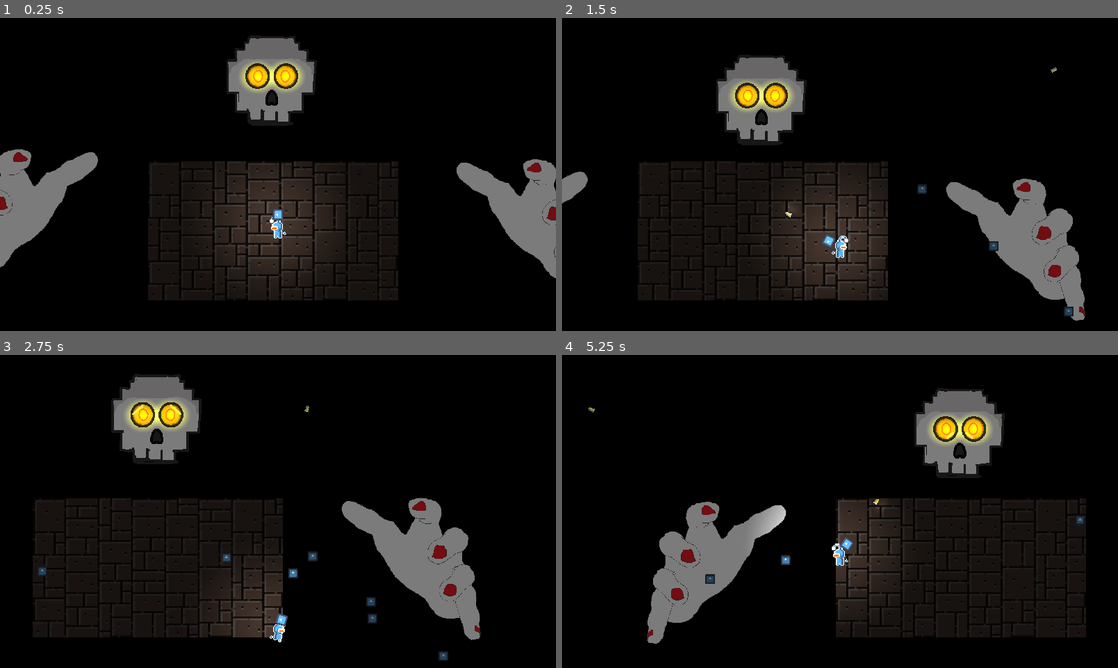
Above: before the commit, frames 1-4 (two rows, left to right).
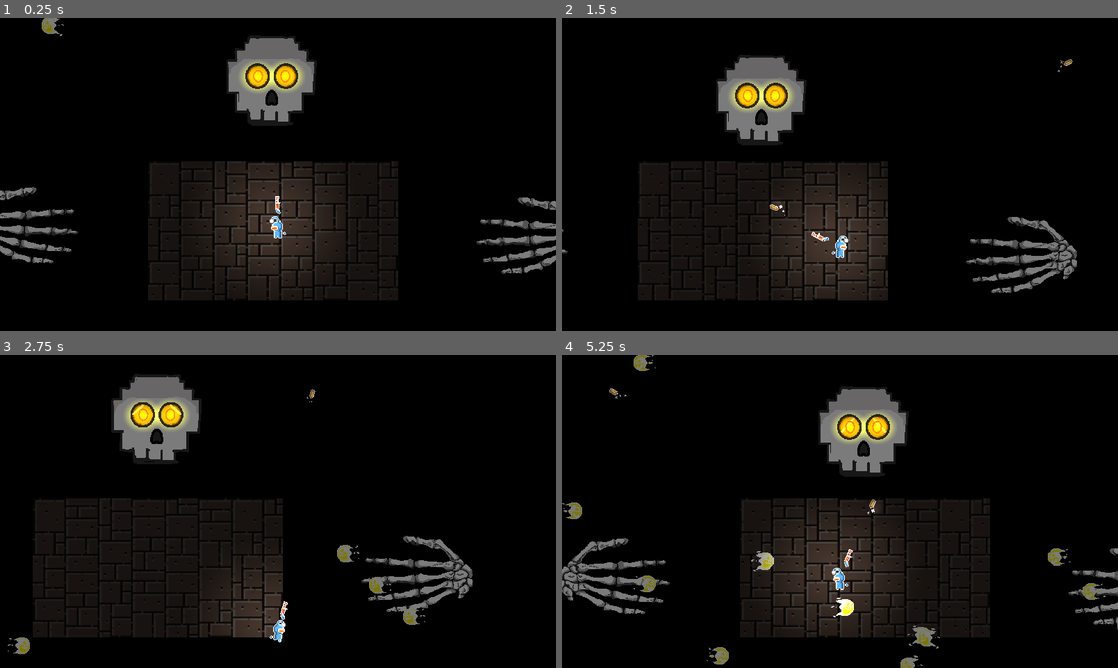
Above: after the commit, the same moments.

Repository: MrCrowOne/ghost-bullet-hell
Game: Godot game, scene res://scenes/main.tscn
Two runs of this game, one before a commit and one after it. Both use one fixed random seed, a clock stepped at 60 frames per second and the inputs below. The engine's default icon, where the game draws it, is replaced by a stand-in: a white triangle on a blue panel in a dark square.
Inputs (mouse positions are in pixels of both pictures, inside the frame that each line leads up to):
- Up to frame 1 (0.25 s): no input
- Up to frame 2 (1.5 s): tap Enter (ui_accept) at 0.5, 0.77 s; move the mouse to (962, 158) at 0.52 s; hold D (right) 0.53-1.28 s; tap Space (shoot) at 0.6, 1.35 s; move the mouse to (728, 190) at 1.27 s; hold S (down) from 1.28 s (still down)
- Up to frame 3 (2.75 s): tap Enter (ui_accept) at 1.52 s; move the mouse to (333, 442) at 2.02 s; release S (down) at 2.03 s; hold D (right) from 2.03 s (still down); tap Space (shoot) at 2.1 s
- Up to frame 4 (5.25 s): move the mouse to (812, 574) at 2.77 s; release D (right) at 2.78 s; hold W (up) 2.78-3.53 s; tap Space (shoot) every 0.75 s from 2.85 to 5.1 s; tap Enter (ui_accept) at 3.02, 3.77, 4.52 s; move the mouse to (1006, 558) at 3.52 s; hold A (left) 3.53-5.03 s; move the mouse to (673, 464) at 4.27 s; move the mouse to (867, 511) at 5.02 s; hold S (down) from 5.03 s (still down)

The runs differ from the first frame. In frame 1, 6.6% of the frame differs, in the area x 0-100%, y 0-84%; in frame 2, 5.3%; in frame 3, 5.6%; in frame 4, 23%, in the area x 0-100%, y 0-100%.

Commit message:
Alteração dos sprites

Diff:
--- a/project.godot
+++ b/project.godot
@@ -14,6 +14,10 @@
 run/main_scene="res://scenes/main.tscn"
 config/features=PackedStringArray("4.3", "GL Compatibility")
 config/icon="res://icon.svg"
+
+[autoload]
+
+BulletBoss="*res://scenes/Boss/bullet_boss.tscn"
 
 [display]
 
--- a/scenes/Boss/boss_head.tscn
+++ b/scenes/Boss/boss_head.tscn
@@ -1,16 +1,16 @@
 [gd_scene load_steps=14 format=3 uid="uid://cms74lui1xcw2"]
 
 [ext_resource type="Texture2D" uid="uid://cha8p6vlfriyd" path="res://sprites/Boss/Head/Sprite-0001.png" id="1_7kntr"]
-[ext_resource type="Script" path="res://scenes/Boss/boss_head.gd" id="1_rm8tn"]
+[ext_resource type="Script" path="res://scripts/boss_head.gd" id="1_rm8tn"]
 [ext_resource type="Texture2D" uid="uid://kbrobiqiac8m" path="res://sprites/Boss/Head/Sprite-0002.png" id="2_ejtws"]
 [ext_resource type="Texture2D" uid="uid://bha8ggbu620n1" path="res://sprites/Boss/Head/Sprite-0003.png" id="3_4otjn"]
 [ext_resource type="Texture2D" uid="uid://c2b707b50dw7v" path="res://sprites/Boss/Head/Sprite-0004.png" id="4_h753l"]
 [ext_resource type="Texture2D" uid="uid://dwdo4tc6aw362" path="res://sprites/Boss/Head/Sprite-0005.png" id="5_kebpd"]
 [ext_resource type="Texture2D" uid="uid://cvn6o4d0tblxf" path="res://sprites/Boss/Head/Sprite-0006.png" id="6_ldgm4"]
 [ext_resource type="Texture2D" uid="uid://131kh6wtbf5q" path="res://sprites/light.jpg" id="7_eljjg"]
-[ext_resource type="Script" path="res://scenes/Boss/left_hand.gd" id="9_ln87i"]
-[ext_resource type="Texture2D" uid="uid://c0f4vfjnmlhud" path="res://sprites/Boss/Hand/HandLeft.png" id="9_n1pwj"]
-[ext_resource type="Script" path="res://scenes/Boss/right_hand.gd" id="11_8xo3f"]
+[ext_resource type="Script" path="res://scripts/left_hand.gd" id="9_ln87i"]
+[ext_resource type="Script" path="res://scripts/right_hand.gd" id="11_8xo3f"]
+[ext_resource type="Texture2D" uid="uid://ca88od25uppii" path="res://sprites/Boss/Hand/Pixilart selection (19).png" id="12_gnvn6"]
 
 [sub_resource type="ShaderMaterial" id="ShaderMaterial_5odqn"]
 
@@ -74,15 +74,16 @@
 scale = Vector2(0.8, 0.8)
 script = ExtResource("9_ln87i")
 
-[node name="ShootPoint" type="Node2D" parent="LeftHand"]
-position = Vector2(36, -308)
+[node name="FirePoint" type="Node2D" parent="LeftHand"]
+position = Vector2(76.8751, 16.25)
 
 [node name="Sprite2D" type="Sprite2D" parent="LeftHand"]
 position = Vector2(-2.00003, 3.05176e-05)
-scale = Vector2(0.8, 0.8)
-texture = ExtResource("9_n1pwj")
+texture = ExtResource("12_gnvn6")
+flip_h = true
 
 [node name="TimerLeft" type="Timer" parent="LeftHand"]
+wait_time = 2.6
 autostart = true
 
 [node name="RightHand" type="Node2D" parent="."]
@@ -91,14 +92,14 @@
 script = ExtResource("11_8xo3f")
 
 [node name="FirePoint" type="Node2D" parent="RightHand"]
+position = Vector2(-102.917, 9.58331)
 
 [node name="Sprite2D" type="Sprite2D" parent="RightHand"]
 position = Vector2(-25, 0)
-scale = Vector2(0.8, 0.8)
-texture = ExtResource("9_n1pwj")
-flip_h = true
+texture = ExtResource("12_gnvn6")
 
 [node name="TimerRight" type="Timer" parent="RightHand"]
+wait_time = 2.6
 autostart = true
 
 [connection signal="area_entered" from="." to="." method="_on_area_entered"]
--- a/scenes/Boss/bullet_boss.tscn
+++ b/scenes/Boss/bullet_boss.tscn
@@ -1,19 +1,45 @@
-[gd_scene load_steps=4 format=3 uid="uid://wl63i88ftn5r"]
+[gd_scene load_steps=8 format=3 uid="uid://wl63i88ftn5r"]
 
-[ext_resource type="Texture2D" uid="uid://b0oah2kanicj7" path="res://icon.svg" id="1_18p2c"]
-[ext_resource type="Script" path="res://scenes/Boss/bullet_boss.gd" id="1_n3efa"]
+[ext_resource type="Script" path="res://scripts/bullet_boss.gd" id="1_n3efa"]
+[ext_resource type="Texture2D" uid="uid://dtr410bln3gh7" path="res://sprites/Boss/BulletBoss/BulletBoss01.png" id="2_8om6d"]
+[ext_resource type="Texture2D" uid="uid://bcwcwik5pdp8b" path="res://sprites/Boss/BulletBoss/BulletBoss02.png" id="3_q75oy"]
+[ext_resource type="Texture2D" uid="uid://bmt4eg4t33ind" path="res://sprites/Boss/BulletBoss/BulletBoss03.png" id="4_qh1j5"]
+[ext_resource type="Texture2D" uid="uid://hqve133yin1a" path="res://sprites/Boss/BulletBoss/BulletBoss04.png" id="5_8bvfa"]
 
-[sub_resource type="RectangleShape2D" id="RectangleShape2D_bugjx"]
-size = Vector2(24, 24)
+[sub_resource type="SpriteFrames" id="SpriteFrames_xylfv"]
+animations = [{
+"frames": [{
+"duration": 1.0,
+"texture": ExtResource("2_8om6d")
+}, {
+"duration": 1.0,
+"texture": ExtResource("3_q75oy")
+}, {
+"duration": 1.0,
+"texture": ExtResource("4_qh1j5")
+}, {
+"duration": 1.0,
+"texture": ExtResource("5_8bvfa")
+}],
+"loop": true,
+"name": &"idle",
+"speed": 10.0
+}]
 
-[node name="BulletBoss" type="Area2D"]
+[sub_resource type="CircleShape2D" id="CircleShape2D_4uu20"]
+radius = 9.0
+
+[node name="BulletBoss" type="Area2D" groups=["bulletBoss"]]
+scale = Vector2(2, 2)
 script = ExtResource("1_n3efa")
 
-[node name="Sprite2D" type="Sprite2D" parent="."]
-scale = Vector2(0.2, 0.2)
-texture = ExtResource("1_18p2c")
+[node name="AnimatedBullet" type="AnimatedSprite2D" parent="."]
+sprite_frames = SubResource("SpriteFrames_xylfv")
+animation = &"idle"
+autoplay = "idle"
 
 [node name="CollisionShape2D" type="CollisionShape2D" parent="."]
-shape = SubResource("RectangleShape2D_bugjx")
+position = Vector2(-5, 0)
+shape = SubResource("CircleShape2D_4uu20")
 
 [connection signal="body_entered" from="." to="." method="_on_body_entered"]
--- a/scenes/Boss/left_hand.gd
+++ /dev/null
@@ -1,55 +0,0 @@
-extends Node2D
-
-# Velocidade do projétil
-var projectile_speed = 400
-var speed = 400
-# Tempo entre ataques
-var attack_interval = 1.5
-# Referência ao jogador
-var player
-var direction = Vector2()
-
-# Quando a mão estiver pronta
-func _ready():
-	# Referência ao jogador (assumindo que o player está na root da cena)
-	player = get_tree().get_nodes_in_group("Player")
-	if player.size() > 0:
-		player = player[0]  # Assume que há apenas um jogador
-	else:
-		print("Nenhum jogador encontrado no grupo 'Player'")
-		return
-	# Timer para controlar os ataques
-	var attack_timer = Timer.new()
-	add_child(attack_timer)
-	attack_timer.wait_time = attack_interval
-	attack_timer.autostart = true
-	attack_timer.connect("timeout", Callable(self, "_on_attack_timeout"))
-
-# Função para disparar o projétil
-func _on_attack_timeout():
-	print("Atacando")  # Verifique se a função está sendo chamada
-
-	# Cria o projétil
-	var projectile_scene = preload("res://scenes/Boss/bullet_boss.tscn")  # Certifique-se de que o caminho está correto
-	var projectile = projectile_scene.instantiate()
-
-	# Adiciona o projétil à cena principal
-	get_tree().current_scene.add_child(projectile)
-	# Posiciona o projétil na posição da mão
-	projectile.position = global_position
-
-	# Direção para onde o projétil vai (para o jogador)
-	var direction = (player.global_position - global_position).normalized()
-	 # Define a direção do projétil
-	projectile.set_direction(direction)  # Chama o método para definir a direção
-	# Definir a velocidade do projétil (assumindo que a bala tenha uma variável de velocidade)
-	if projectile.has_method("set_velocity"):
-		projectile.set_velocity(direction * projectile_speed)
-	else:
-		print("O projétil não tem o método set_velocity")
-
-func set_direction(new_direction: Vector2):
-	direction = new_direction.normalized()  # Normaliza a direção
-
-func _process(delta):
-	position += direction * speed * delta  # Move o projétil na direção definida
--- a/scenes/main.tscn
+++ b/scenes/main.tscn
@@ -17,7 +17,6 @@
 
 [node name="BossHead" parent="." instance=ExtResource("3_1ojdl")]
 position = Vector2(568, 141)
-scale = Vector2(1.2, 1.2)
 
 [node name="Canvas" type="CanvasModulate" parent="."]
 color = Color(0.481789, 0.481789, 0.481789, 1)
--- a/scenes/player/Player.tscn
+++ b/scenes/player/Player.tscn
@@ -2,7 +2,6 @@
 
 [ext_resource type="Script" path="res://scripts/player/player.gd" id="1_ca5fl"]
 [ext_resource type="Texture2D" uid="uid://dr0y77bqcp2cw" path="res://sprites/player/Man_Lantern/player01.png" id="2_e2qxx"]
-[ext_resource type="Texture2D" uid="uid://b0oah2kanicj7" path="res://icon.svg" id="3_6odnp"]
 [ext_resource type="Script" path="res://scripts/player/hand.gd" id="3_kvuf2"]
 [ext_resource type="Texture2D" uid="uid://rrokxjdsrjey" path="res://sprites/player/Man_Lantern/player02.png" id="3_lhpy3"]
 [ext_resource type="Texture2D" uid="uid://bbtc2350bh15t" path="res://sprites/player/Man_Lantern/player03.png" id="4_ae0wf"]
@@ -16,6 +15,7 @@
 [ext_resource type="Texture2D" uid="uid://bifv41oy328mc" path="res://sprites/player/Man_Lantern/run/player_run09.png" id="11_e4rh2"]
 [ext_resource type="Texture2D" uid="uid://capsu0b01emm4" path="res://sprites/player/Man_Lantern/run/player_run10.png" id="12_iew27"]
 [ext_resource type="Texture2D" uid="uid://bdlhe6tmwlda5" path="res://sprites/player/Man_Lantern/run/player_run11.png" id="13_eshfa"]
+[ext_resource type="Texture2D" uid="uid://cvn5vemvcpsv7" path="res://sprites/player/Gun/Gun.png" id="15_0i36y"]
 
 [sub_resource type="SpriteFrames" id="SpriteFrames_geysy"]
 animations = [{
@@ -88,8 +88,9 @@
 script = ExtResource("3_kvuf2")
 
 [node name="Gun" type="Sprite2D" parent="Hand"]
-scale = Vector2(0.1, 0.1)
-texture = ExtResource("3_6odnp")
+position = Vector2(-4, 0)
+texture = ExtResource("15_0i36y")
+flip_h = true
 
 [node name="TimerShoot" type="Timer" parent="Hand"]
 one_shot = true
--- a/scenes/player/bullet.tscn
+++ b/scenes/player/bullet.tscn
@@ -1,21 +1,66 @@
-[gd_scene load_steps=5 format=3 uid="uid://c5nhasr2s847n"]
+[gd_scene load_steps=13 format=3 uid="uid://c5nhasr2s847n"]
 
 [ext_resource type="Script" path="res://scripts/player/bullet.gd" id="1_0sk2e"]
-[ext_resource type="Texture2D" uid="uid://dasqejbxl7r15" path="res://sprites/player/shoot.png" id="1_b2hgf"]
+[ext_resource type="Texture2D" uid="uid://barjnofbfeaey" path="res://sprites/player/bullet/Sprite-0001.png" id="2_10xcg"]
 [ext_resource type="Texture2D" uid="uid://131kh6wtbf5q" path="res://sprites/light.jpg" id="3_1rew1"]
+[ext_resource type="Texture2D" uid="uid://tuqukiyisiki" path="res://sprites/player/bullet/Sprite-0002.png" id="4_eh311"]
+[ext_resource type="Texture2D" uid="uid://by1lxhwrsdnvb" path="res://sprites/player/bullet/Sprite-0003.png" id="5_w2yre"]
+[ext_resource type="Texture2D" uid="uid://cfy53es10843n" path="res://sprites/player/bullet/Sprite-0004.png" id="6_ybur4"]
+[ext_resource type="Texture2D" uid="uid://ru678ul8end0" path="res://sprites/player/bullet/Sprite-0005.png" id="7_3j18n"]
+[ext_resource type="Texture2D" uid="uid://eabx3f4hktqa" path="res://sprites/player/bullet/Sprite-0007.png" id="9_olfsr"]
 
 [sub_resource type="RectangleShape2D" id="RectangleShape2D_hjpfm"]
-size = Vector2(17, 10)
+size = Vector2(25, 12)
 
-[node name="Bullet" type="Area2D"]
+[sub_resource type="Animation" id="Animation_kxlsc"]
+resource_name = "Effect"
+length = 0.6
+loop_mode = 1
+tracks/0/type = "value"
+tracks/0/imported = false
+tracks/0/enabled = true
+tracks/0/path = NodePath(".:texture")
+tracks/0/interp = 1
+tracks/0/loop_wrap = true
+tracks/0/keys = {
+"times": PackedFloat32Array(0, 0.1, 0.2, 0.3, 0.4, 0.5),
+"transitions": PackedFloat32Array(1, 1, 1, 1, 1, 1),
+"update": 1,
+"values": [ExtResource("2_10xcg"), ExtResource("4_eh311"), ExtResource("5_w2yre"), ExtResource("6_ybur4"), ExtResource("7_3j18n"), ExtResource("9_olfsr")]
+}
+
+[sub_resource type="Animation" id="Animation_fgoji"]
+length = 0.001
+tracks/0/type = "value"
+tracks/0/imported = false
+tracks/0/enabled = true
+tracks/0/path = NodePath(".:texture")
+tracks/0/interp = 1
+tracks/0/loop_wrap = true
+tracks/0/keys = {
+"times": PackedFloat32Array(0),
+"transitions": PackedFloat32Array(1),
+"update": 1,
+"values": [ExtResource("2_10xcg")]
+}
+
+[sub_resource type="AnimationLibrary" id="AnimationLibrary_p285n"]
+_data = {
+"Effect": SubResource("Animation_kxlsc"),
+"RESET": SubResource("Animation_fgoji")
+}
+
+[node name="Bullet" type="Area2D" groups=["bullet"]]
 script = ExtResource("1_0sk2e")
 
 [node name="Sprite2D" type="Sprite2D" parent="."]
 position = Vector2(0, 2)
-texture = ExtResource("1_b2hgf")
+scale = Vector2(2, 2)
+texture = ExtResource("2_10xcg")
+flip_h = true
 
 [node name="CollisionShape2D" type="CollisionShape2D" parent="."]
-position = Vector2(-1.5, 0)
+position = Vector2(6, 2)
 shape = SubResource("RectangleShape2D_hjpfm")
 
 [node name="PointLight2D" type="PointLight2D" parent="."]
@@ -24,4 +69,11 @@
 color = Color(0.56, 0.56, 0.56, 1)
 texture = ExtResource("3_1rew1")
 
+[node name="AnimationPlayer" type="AnimationPlayer" parent="."]
+root_node = NodePath("../Sprite2D")
+libraries = {
+"": SubResource("AnimationLibrary_p285n")
+}
+autoplay = "Effect"
+
 [connection signal="area_entered" from="." to="." method="_on_area_entered"]
--- a/scenes/Boss/bullet_boss.gd
+++ b/scripts/bullet_boss.gd
@@ -1,5 +1,6 @@
 extends Area2D
 
+@onready var animation_bullet_boss = $AnimatedSprite2D
 var direction: Vector2 = Vector2.ZERO
 var speed = 200
 # Called when the node enters the scene tree for the first time.
@@ -13,9 +14,11 @@
 func _process(delta):
 	# Move o projétil na direção definida
 	position += direction * speed * delta
+
 # Called every frame. 'delta' is the elapsed time since the previous frame.
 
 
 func _on_body_entered(body: Node2D) -> void:
 	if body.name == "Player":  # Verifica se o objeto colidido é o Boss
 		get_tree().reload_current_scene()
+		return
--- /dev/null
+++ b/scripts/left_hand.gd
@@ -0,0 +1,62 @@
+extends Node2D
+
+# Velocidade do projétil
+var projectile_speed = 400
+var speed = 400
+# Tempo entre ataques
+var attack_interval = 5.5
+# Referência ao jogador
+var player
+var direction = Vector2()
+
+var projectile_positions = [
+	Vector2(-190, -190),  # Posição do primeiro projétil (à esquerda)
+	Vector2(0, 0),    # Posição do segundo projétil (no centro)
+	Vector2(190, 190)    # Posição do terceiro projétil (à direita)
+]
+# Quando a mão estiver pronta
+func _ready():
+	# Referência ao jogador (assumindo que o player está na root da cena)
+	player = get_tree().get_nodes_in_group("Player")
+	if player.size() > 0:
+		player = player[0]  # Assume que há apenas um jogador
+	else:
+		print("Nenhum jogador encontrado no grupo 'Player'")
+		return
+	# Timer para controlar os ataques
+	var attack_timer = Timer.new()
+	add_child(attack_timer)
+	attack_timer.wait_time = attack_interval
+	attack_timer.autostart = true
+	attack_timer.connect("timeout", Callable(self, "_on_attack_timeout"))
+
+# Função para disparar o projétil
+func _on_attack_timeout():
+	var fire_point = get_node("FirePoint")
+
+	for position in projectile_positions:
+		# Cria o projétil
+		var projectile_scene = preload("res://scenes/Boss/bullet_boss.tscn")
+		var projectile = projectile_scene.instantiate()
+
+		# Adiciona o projétil à cena principal
+		get_tree().current_scene.add_child(projectile)
+
+		# Posiciona o projétil na posição do FirePoint + posição específica
+		projectile.position = fire_point.global_position + position
+
+		# Direção para onde o projétil vai (para o jogador)
+		var direction = (player.global_position - (fire_point.global_position + position)).normalized()
+
+		# Define a direção do projétil
+		projectile.set_direction(direction)
+		var sprite = projectile.get_node("AnimatedBullet")
+		if direction.x < 0:
+			sprite.flip_h = false  # Flip horizontal para a esquerda
+		else:
+			sprite.flip_h = true  # Não flipar para a direita
+func set_direction(new_direction: Vector2):
+	direction = new_direction.normalized()  # Normaliza a direção
+
+func _process(delta):
+	position += direction * speed * delta  # Move o projétil na direção definida
--- a/scripts/player/player.gd
+++ b/scripts/player/player.gd
@@ -41,7 +41,7 @@
 	var direction = global_position.direction_to(mouse_position)
 
 	# Defina uma posição fixa da mão em relação ao jogador, ajustável
-	hand.position = direction.normalized() * 15
+	hand.position = direction.normalized() * 30
 	hand.look_at(mouse_position)  # Faz a mão/arma olhar para o mouse
 
 func get_mouse_position() -> Vector2:
--- a/scenes/Boss/right_hand.gd
+++ b/scripts/right_hand.gd
@@ -4,15 +4,15 @@
 var projectile_speed = 400
 var speed = 400
 # Tempo entre ataques
-var attack_interval = 1.5
+var attack_interval = 5.5
 # Referência ao jogador
 var player
 var direction = Vector2()
 
 var projectile_positions = [
-	Vector2(-190, -190),  # Posição do primeiro projétil (à esquerda)
+	Vector2(-90, -90),  # Posição do primeiro projétil (à esquerda)
 	Vector2(0, 0),    # Posição do segundo projétil (no centro)
-	Vector2(190, 190)    # Posição do terceiro projétil (à direita)
+	Vector2(90, 90)    # Posição do terceiro projétil (à direita)
 ]
 # Quando a mão estiver pronta
 func _ready():
Renamed: scenes/Boss/boss_head.gd -> scripts/boss_head.gd
Binary file added: sprites/Boss/BulletBoss/BulletBoss01.png
Not shown, added: sprites/Boss/BulletBoss/BulletBoss01.png.import
Binary file added: sprites/Boss/BulletBoss/BulletBoss02.png
Not shown, added: sprites/Boss/BulletBoss/BulletBoss02.png.import
Binary file added: sprites/Boss/BulletBoss/BulletBoss03.png
Not shown, added: sprites/Boss/BulletBoss/BulletBoss03.png.import
Binary file added: sprites/Boss/BulletBoss/BulletBoss04.png
Not shown, added: sprites/Boss/BulletBoss/BulletBoss04.png.import
Binary file added: sprites/Boss/Hand/Pixilart selection (18).png
Not shown, added: sprites/Boss/Hand/Pixilart selection (18).png.import
Binary file added: sprites/Boss/Hand/Pixilart selection (19).png
(and 17 more such lines)
